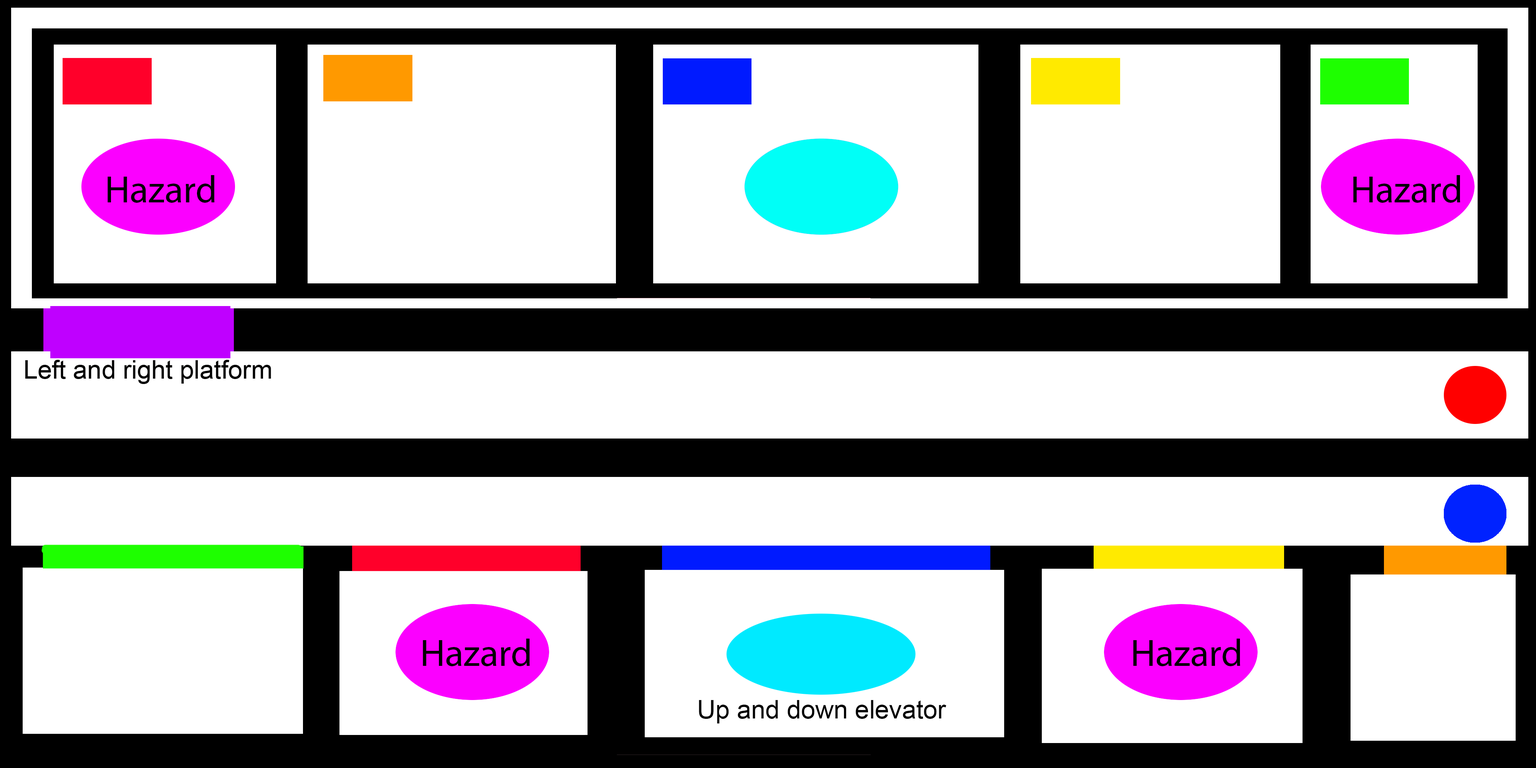
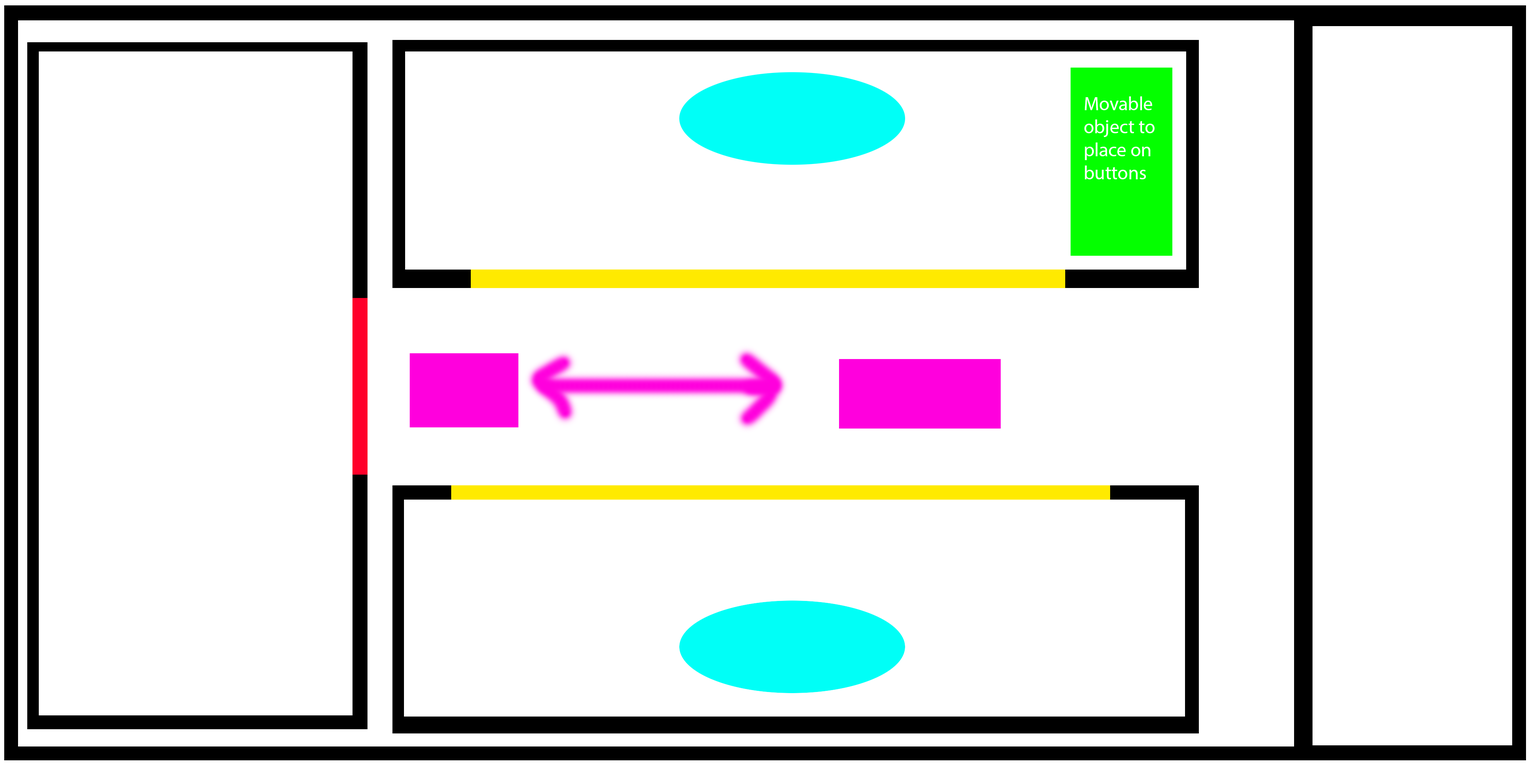
Layers edited between the first and the second (1536, 768) image:
removed layer "Hazard" (1st of 4) over [1353, 175, 1461, 203]
removed layer "Hazard" (2nd of 4) over [1133, 638, 1241, 667]
removed layer "Hazard" (3rd of 4) over [422, 638, 530, 667]
removed layer "Hazard" (4th of 4) over [107, 175, 215, 203]
removed layer "Background" over [0, 0, 1536, 768]
added layer "Movable object to place on buttons" above "2ND Floor" over [1084, 96, 1155, 180]
added layer "2ND Floor" above "1ST Floor" over [0, 0, 1536, 768]
added layer "1ST Floor" over [0, 0, 1536, 768]
